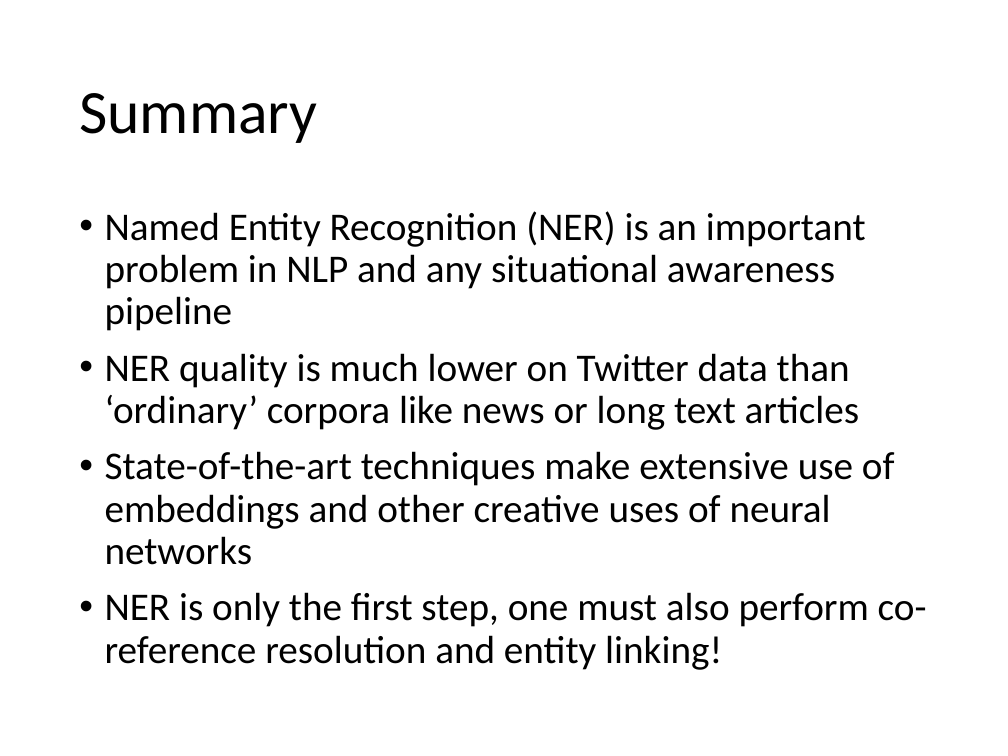
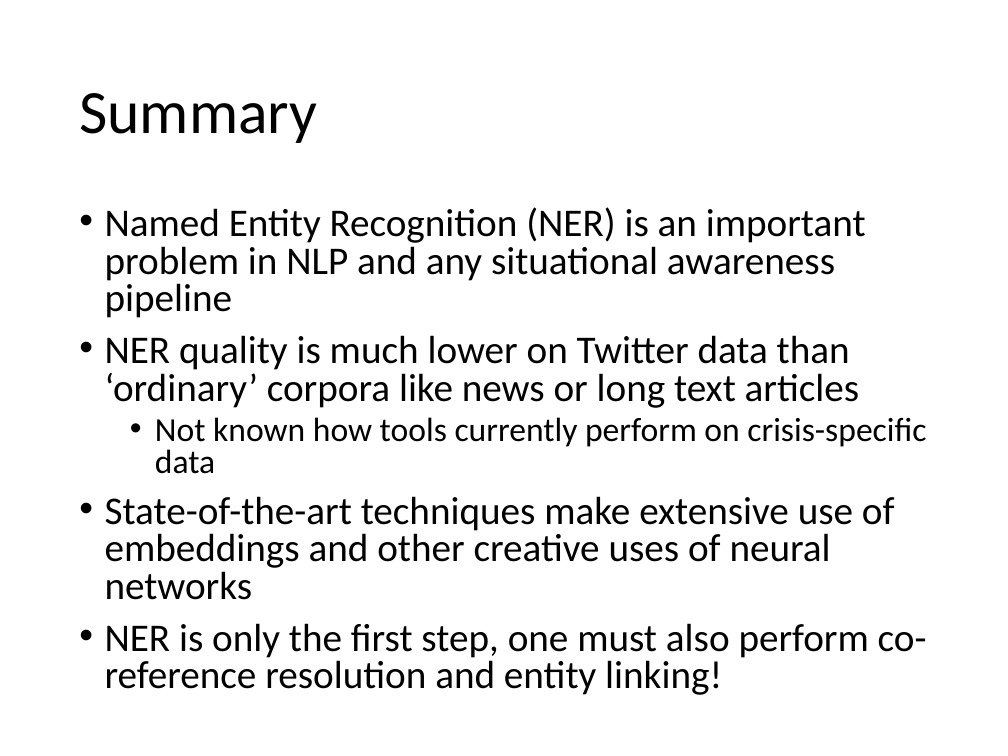
Before and after one commit to evhart/smasac-tutorial, a slide deck: slide 27 of slides/pptx/3-entity-extraction.pptx (slide 25 before the commit). Drawn at 1008x756 pixels with LibreOffice and Linux fonts; fonts in the diff are those of the drawing. Boxes give left, top, right and bottom in pixels: in the first picture for what was removed or moved away, otherwise in the second. Text is boxed around its words. In the diff, an @@ line names an element or a change of style, - is before the commit and + after.

Commit message:
changes to entity extraction slides

```diff
--- a/slides/pptx/3-entity-extraction.pptx
+++ b/slides/pptx/3-entity-extraction.pptx
@@ text at bbox=[105, 207, 927, 695]: line spacing 0.9 to 0.8 @@
@@ text at bbox=[155, 417, 926, 474]: paragraph added @@
+  • Not known how tools currently perform on crisis-specific data
```
Also in this commit, not shown: 11 other slides changed, 2 slides added.
